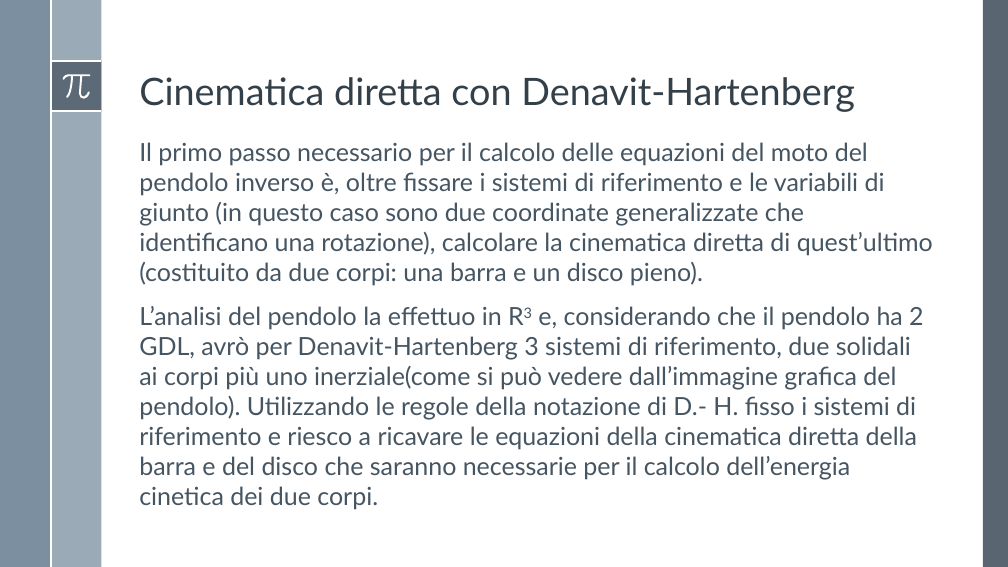
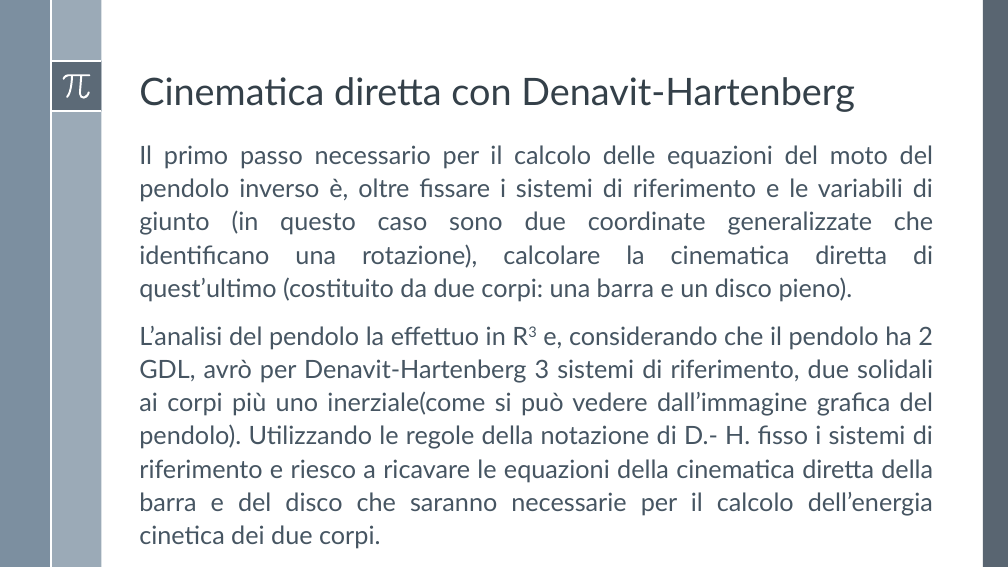
Before and after one commit to Alfystar/mv-Project, a slide deck: slide 4 of 00_Relazione/Modello fisico pendolo/Equazioni_del_moto.pptx. Drawn at 1008x567 pixels with LibreOffice and Linux fonts; fonts in the diff are those of the drawing. Boxes give left, top, right and bottom in pixels: in the first picture for what was removed or moved away, otherwise in the second. Text is boxed around its words. In the diff, an @@ line names an element or a change of style, - is before the commit and + after.

```diff
--- a/00_Relazione/Modello fisico pendolo/Equazioni_del_moto.pptx
+++ b/00_Relazione/Modello fisico pendolo/Equazioni_del_moto.pptx
@@ text "Il primo passo necessario per ..." at (139, 145, 933, 549): size 23.8 to 24 pt; alignment left to justified; line spacing 1 to 1.1 @@
```
Also in this commit, not shown: 2 other slides changed.
